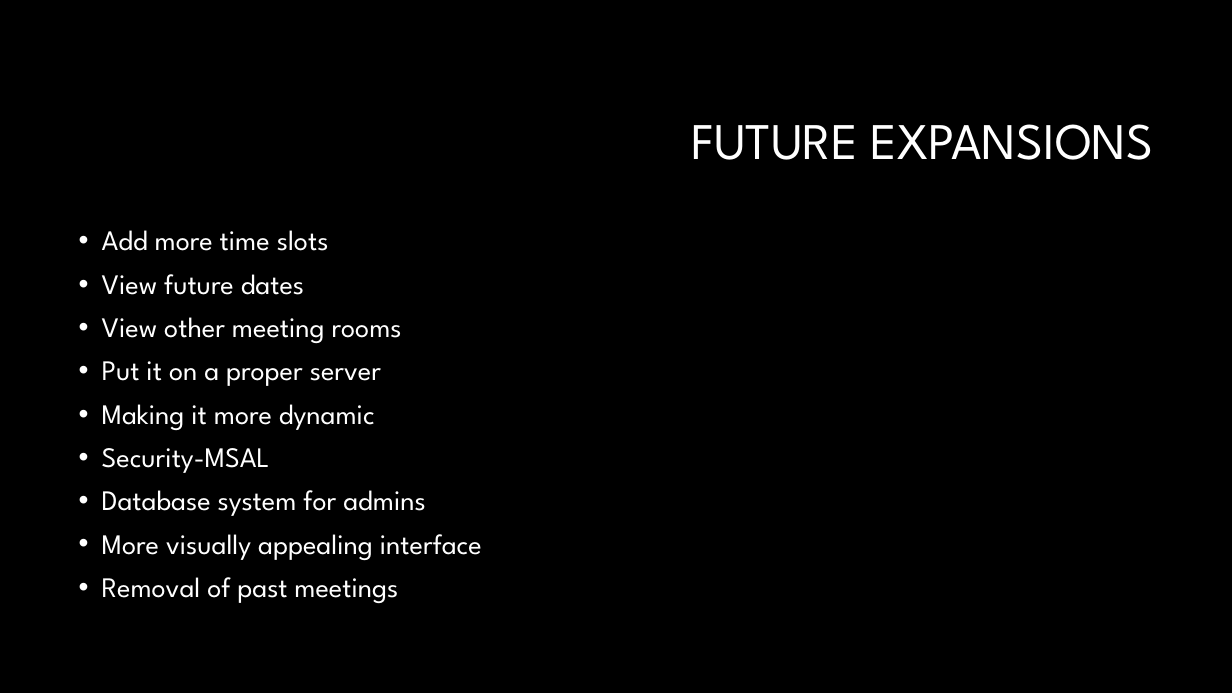
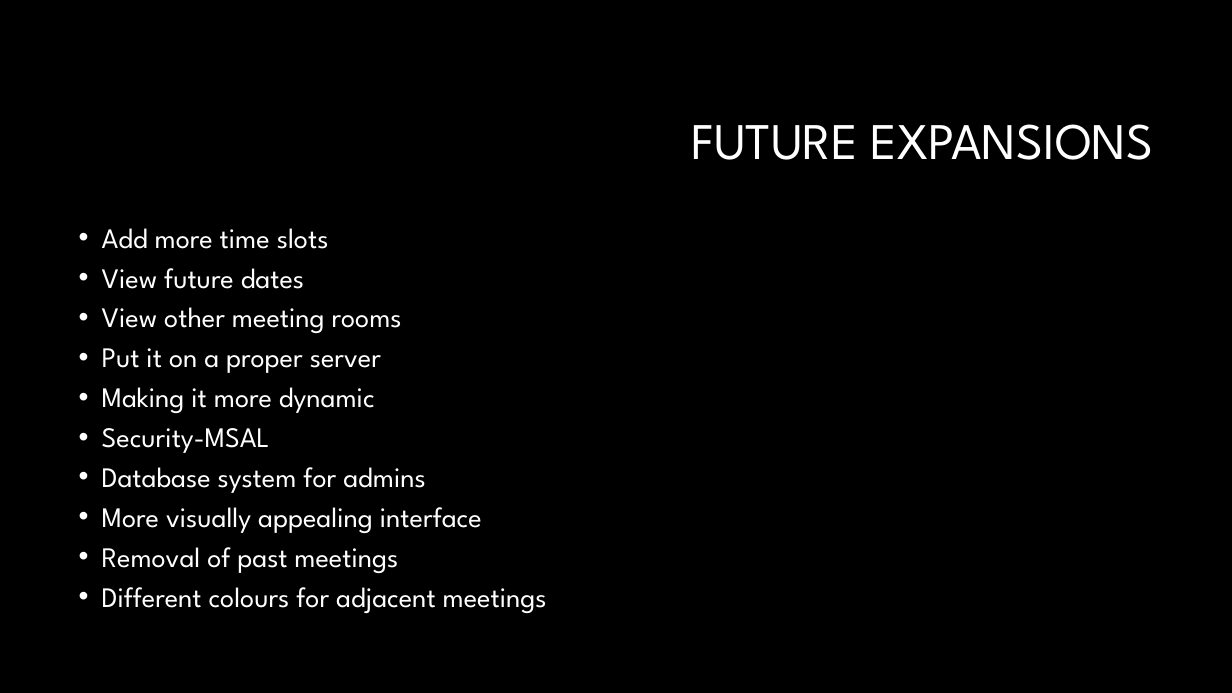
Before and after one commit to RobBas666/SlotMachineF, a slide deck: slide 10 of Presentation.pptx (slide 9 before the commit). Drawn at 1232x693 pixels with LibreOffice and Linux fonts; fonts in the diff are those of the drawing; background and template pictures are left out. Boxes give left, top, right and bottom in pixels: in the first picture for what was removed or moved away, otherwise in the second. Text is boxed around its words. In the diff, an @@ line names an element or a change of style, - is before the commit and + after.

```diff
--- a/Presentation.pptx
+++ b/Presentation.pptx
@@ text at (102, 228, 482, 573): line spacing 0.9 to 0.8 @@
@@ text at (102, 587, 547, 614): paragraph added @@
+• Different colours for adjacent meetings
```
Also in this commit, not shown: 1 other slide changed, 1 slide added.
